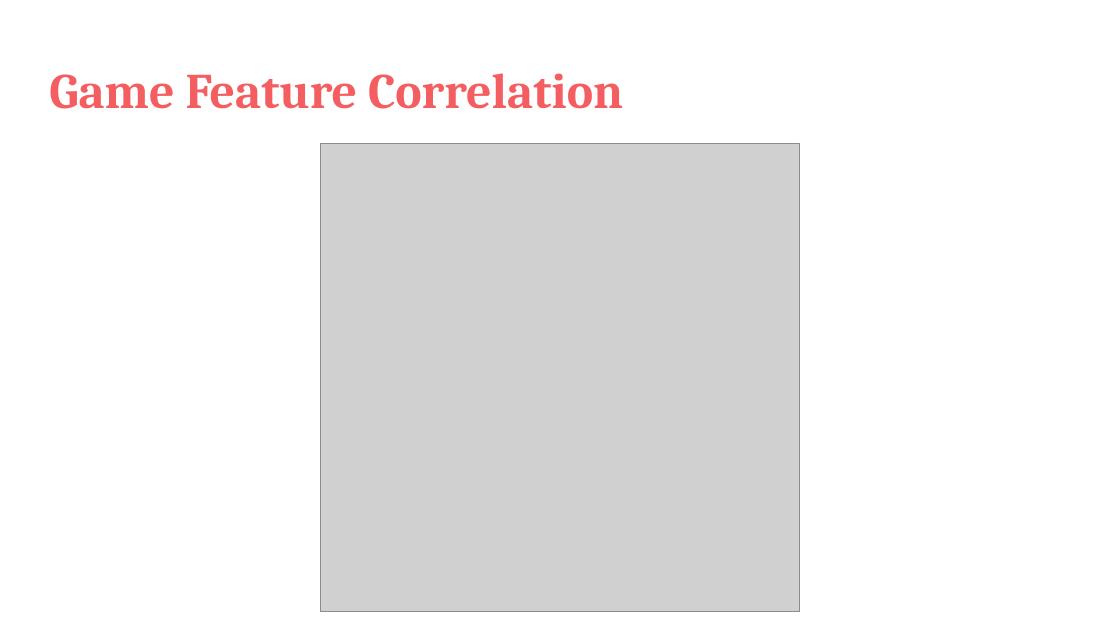
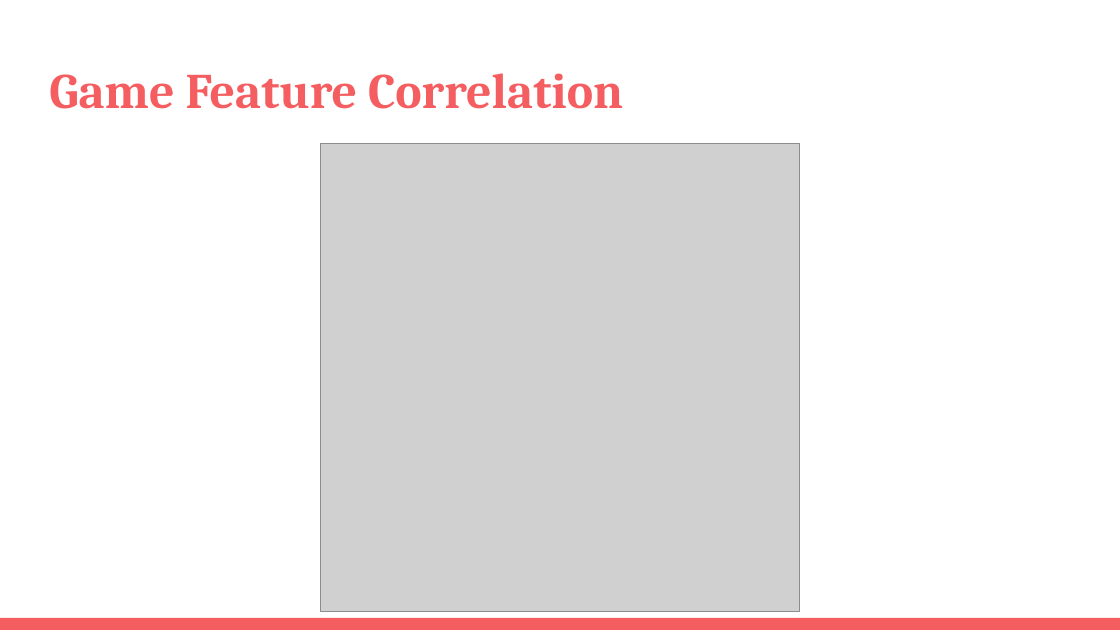
Before and after one commit to nycdatasci/bootcamp008_project, a slide deck: slide 3 of Project2-WebScraping/williambest_p2/BGG Analysis.pptx. Drawn at 1120x630 pixels with LibreOffice and Linux fonts; fonts in the diff are those of the drawing; grey boxes stand for pictures. Boxes give left, top, right and bottom in pixels: in the first picture for what was removed or moved away, otherwise in the second. Text is boxed around its words. In the diff, an @@ line names an element or a change of style, - is before the commit and + after.

Commit message:
Changes to pptx

```diff
--- a/Project2-WebScraping/williambest_p2/BGG Analysis.pptx
+++ b/Project2-WebScraping/williambest_p2/BGG Analysis.pptx
@@ rectangle added at bbox=[0, 618, 1120, 630], fill #F55E61 @@
```
Also in this commit, not shown: 4 other slides changed.
